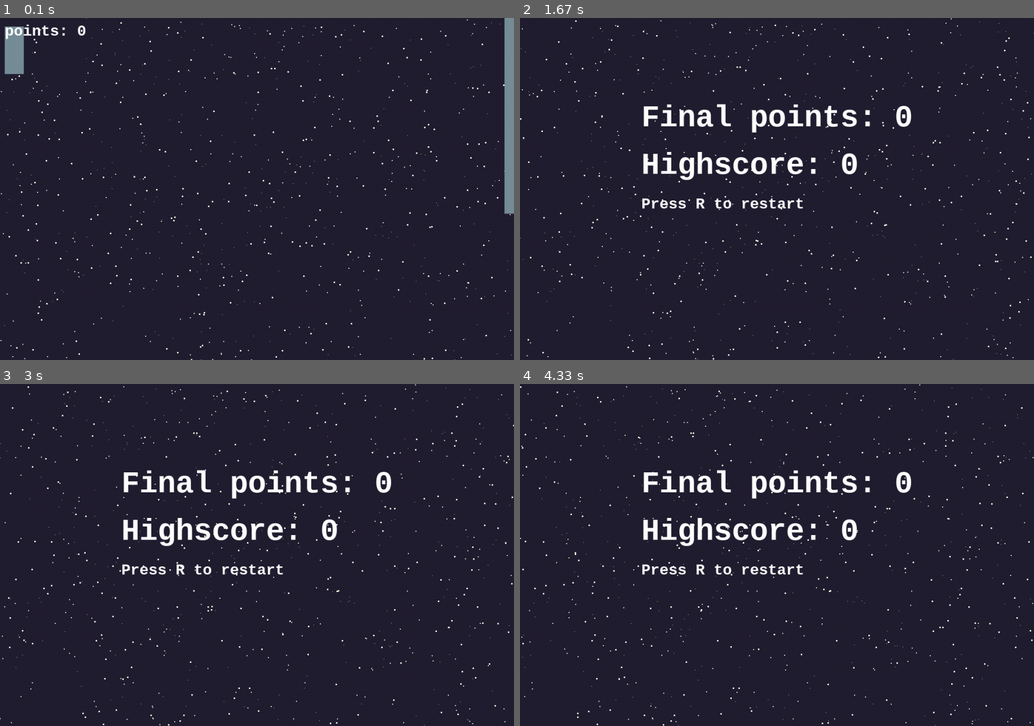
Above: before the commit, frames 1-4 (two rows, left to right).
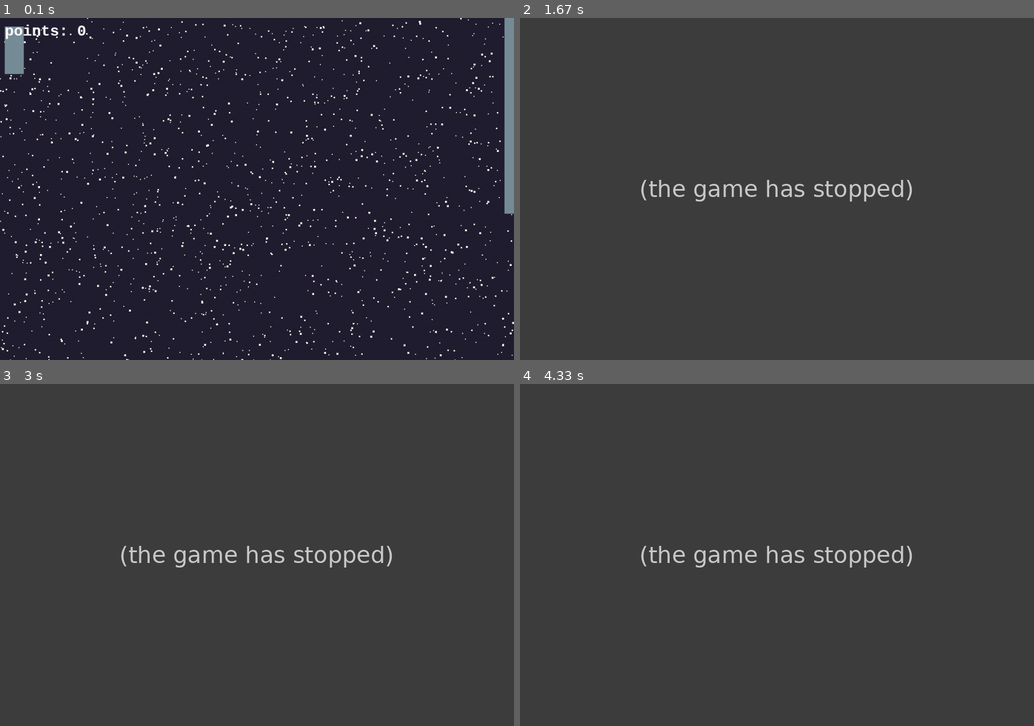
Above: after the commit, the same moments.

Repository: a96lex/pygame-floating-rocket
Game: pygame game, started from main.py
Two runs of this game, one before a commit and one after it. Both use one fixed random seed, a clock stepped at 60 frames per second and the inputs below.
Inputs:
- Up to frame 1 (0.1 s): no input
- Up to frame 2 (1.67 s): hold Right 0.33-0.8 s; hold Up 0.83-1.13 s
- Up to frame 3 (3 s): no input
- Up to frame 4 (4.33 s): no input

The runs differ from the first frame. In frame 1, 3.1% of the frame differs, in the area x 0-100%, y 0-100%; in frame 2, 99%; in frame 3, 99%; in frame 4, 99%.
Error after the commit: AttributeError: 'list' object has no attribute 'star_movement' (main.py line 99); the game stopped at 1.4 s (later frames are placeholders)

Commit message:
bring them back

Diff:
--- a/classes/stars.py
+++ b/classes/stars.py
@@ -3,16 +3,13 @@
 from helpers import colors
 
 
-class Stars(pygame.sprite.Sprite):
-    def __init__(self, surface, star_count, star_movement):
+class Stars(object):
+    def __init__(self, surface, star_count, star_movement, star_size):
         self.bounds = surface.get_size()
         pos_x = np.random.random(size=star_count) * self.bounds[0]
         pos_y = np.random.random(size=star_count) * self.bounds[1]
-        sizes = np.random.random(size=star_count) * 4
-        self.pos = np.asanyarray(np.vstack((pos_x, pos_y, sizes)).T)
-        self.star_movement = star_movement
-
-    def change_star_movement(self, star_movement):
+        self.pos = np.vstack((pos_x, pos_y)).T
+        self.size = star_size
         self.star_movement = star_movement
 
     def update_and_draw(self, surface):
@@ -20,16 +17,15 @@
             pygame.draw.rect(
                 surface,
                 colors.STARS,
-                (int(star[0]), int(star[1]), star[2], star[2]),
+                (int(star[0]), int(star[1]), self.size, self.size),
             )
 
-            star[0:2] += np.multiply(self.star_movement, star[2])
-
+            star += self.star_movement
             if star[0] > self.bounds[0]:
-                star[0] = 0 - star[2]
-            if star[0] < 0 - star[2]:
+                star[0] = 0
+            if star[0] < 0:
                 star[0] = self.bounds[0]
             if star[1] > self.bounds[1]:
-                star[1] = 0 - star[2]
-            if star[1] < 0 - star[2]:
+                star[1] = 0
+            if star[1] < 0:
                 star[1] = self.bounds[1]
--- a/main.py
+++ b/main.py
@@ -24,14 +24,24 @@
 
 win = pygame.display.set_mode((screen_width, screen_height))
 
-stars = Stars(surface=win, star_count=1000, star_movement=[-2, 0.1])
+stars = []
+
+for i in range(6):
+    stars.append(
+        Stars(
+            surface=win,
+            star_count=250,
+            star_movement=[-(2 + i / 6), 0],
+            star_size=2 + i / 2.5,
+        )
+    )
 
 
 def init_game():
     pipe_gap = 350
     pipe_width = 100
 
-    n_pipes = 2
+    n_pipes = 5
 
     player = Player(win)
     pipes = [
@@ -52,7 +62,14 @@
     collided = False
     win.fill(colors.BACKGROUND)
     pygame.time.delay(40)
-    stars.update_and_draw(win)
+
+    for star_layer in stars:
+        star_layer.update_and_draw(win)
+        star_layer.star_movement = [
+            star_layer.star_movement[0],
+            player.vel_y * 0.005 * star_layer.size,
+        ]
+
     for pipe in pipes:
         pipe.update_and_draw(win)
         if physics.check_collision(player, pipe):
@@ -65,8 +82,6 @@
                 pipe_width -= 1.5
 
             pipe.reset(win, pipe_gap, pipe_width)
-
-    stars.star_movement = [-1, -0.005 * player.vel_y]
 
     points += (pygame.time.get_ticks() - clock_ticks) / 100000
 
@@ -83,7 +98,6 @@
 def final_screen(points, highscore):
     stars.star_movement = [-0.2, -0]
     win.fill(colors.BACKGROUND)
-    stars.update_and_draw(win)
     texts = []
     texts.append(font_big.render(f"Final points: {int(points)}", 5, (255, 255, 255)))
     texts.append(font_big.render(f"Highscore: {int(highscore)}", 5, (255, 255, 255)))
